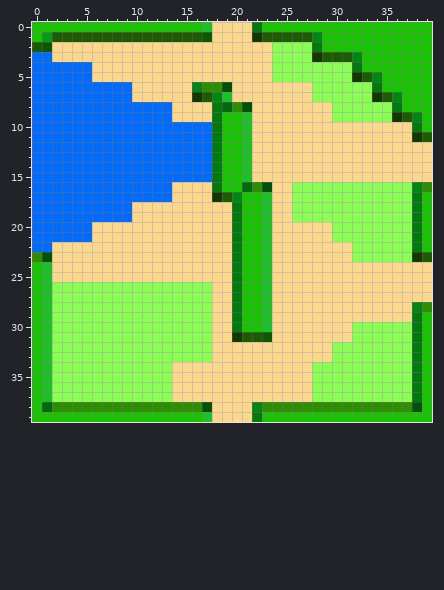
Pixel-art sprite: res/levels/spawn.png. Above, as it was before the edit.
The file is 40x40 pixels. Colours within 5 levels of each other are drawn and written as one.
New version:
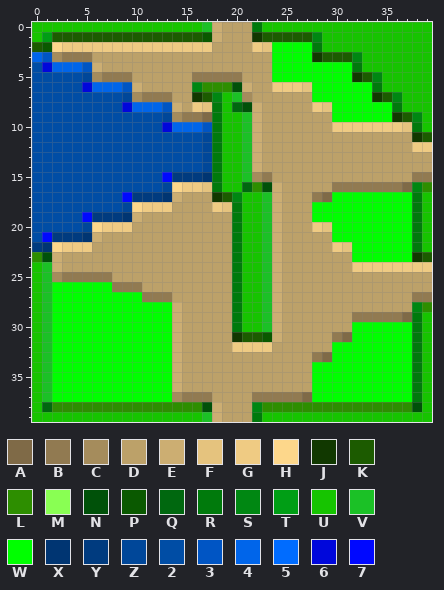
Palette (. is transparent): A #7f6a47  B #917a51  C #a58c5c  D #bca169  E #ccae72  F #e5c37e  G #efcb83  H #fdd78b  J #113800  K #1c5b00  L #2d8e00  M #89ff53  N #005109  P #0a5900  Q #00680f  R #007a0c  S #008712  T #009e15  U #16c400  V #1bc126  W #00ff00  X #003572  Y #003b7f  Z #004799  2 #004da5  3 #0055c4  4 #0065ea  5 #006cff  6 #0007db  7 #0008ff
Difference:
Changed rows in their new state; - is an unchanged pixel.
first column x 0:
 0 ------------------EDDD------------------
 1 ------------------EDDD------------------
 2 ---GGGGGGGGGGGGGGGDDDDGFWWWW------------
 3 43CBBBDDDDDDDDDDDDDDDDDDWWWW------------
 4 264443EDDDDDDDDDDDDDDDDDWWWWWWWW--------
 5 22222ZCBBBDDDDDDBBBBBDDDWWWWWWWW--------
 6 2222264443EDDDDD---LNEDDGGGFWWWWWW------
 7 222222222ZCBBBDD---UVCDDDDDDWWWWWW------
 8 22222222264443EDGF-UQ-EDDDDDGFWWWWWW----
 9 2222222222222ZCBBA----EDDDDDDDWWWWWW----
10 222222222222264443----EDDDDDDDGGGGGGGF--
11 22222222222222222Z----EDDDDDDDDDDDDDDD--
12 22222222222222222Z----EDDDDDDDDDDDDDDDGG
13 22222222222222222Z----EDDDDDDDDDDDDDDDDD
14 22222222222222222Z----EDDDDDDDDDDDDDDDDD
15 22222222222227YYYX----CBDDDDDDDDDDDDDDBB
16 2222222222222Z-GGF------EDDDDDBBBBBBBA--
17 2222222227YYYXEDDD------EDDDBAWWWWWWWW--
18 222222222Z-GGGDDDDGF----EDDDWWWWWWWWWW--
19 222227YYYXEDDDDDDDDD----EDDDWWWWWWWWWW--
20 22222Z-GGGDDDDDDDDDD----EDDDGFWWWWWWWW--
21 27YYYXEDDDDDDDDDDDDD----EDDDDDWWWWWWWW--
22 YX-GGGDDDDDDDDDDDDDD----EDDDDDGFWWWWWW--
23 --EDDDDDDDDDDDDDDDDD----EDDDDDDDWWWWWW--
24 --EDDDDDDDDDDDDDDDDD----EDDDDDDDGGGGGGGG
25 --CBBBBBDDDDDDDDDDDD----EDDDDDDDDDDDDDDD
26 --WWWWWWBBBDDDDDDDDD----EDDDDDDDDDDDDDDD
27 --WWWWWWWWWBBBDDDDDD----EDDDDDDDDDDDDDBB
28 --WWWWWWWWWWWWEDDDDD----EDDDDDDDDDDDDD--
29 --WWWWWWWWWWWWEDDDDD----EDDDDDDDBBBBBA--
30 --WWWWWWWWWWWWEDDDDD----EDDDDDDDWWWWWW--
31 --WWWWWWWWWWWWEDDDDD----EDDDDDBAWWWWWW--
32 --WWWWWWWWWWWWEDDDDDGGGGDDDDDDWWWWWWWW--
33 --WWWWWWWWWWWWEDDDDDDDDDDDDDBAWWWWWWWW--
34 --WWWWWWWWWWWWEDDDDDDDDDDDDDWWWWWWWWWW--
35 --WWWWWWWWWWWWEDDDDDDDDDDDDDWWWWWWWWWW--
36 --WWWWWWWWWWWWEDDDDDDDDDDDDDWWWWWWWWWW--
37 --WWWWWWWWWWWWCBBBDDDDBBBBBAWWWWWWWWWW--
38 ------------------EDDD------------------
39 ------------------EDDD------------------
Changed places in both pictures, as pixel boxes (x1, y1, x2, y2):
changed: (32, 22, 432, 422)
